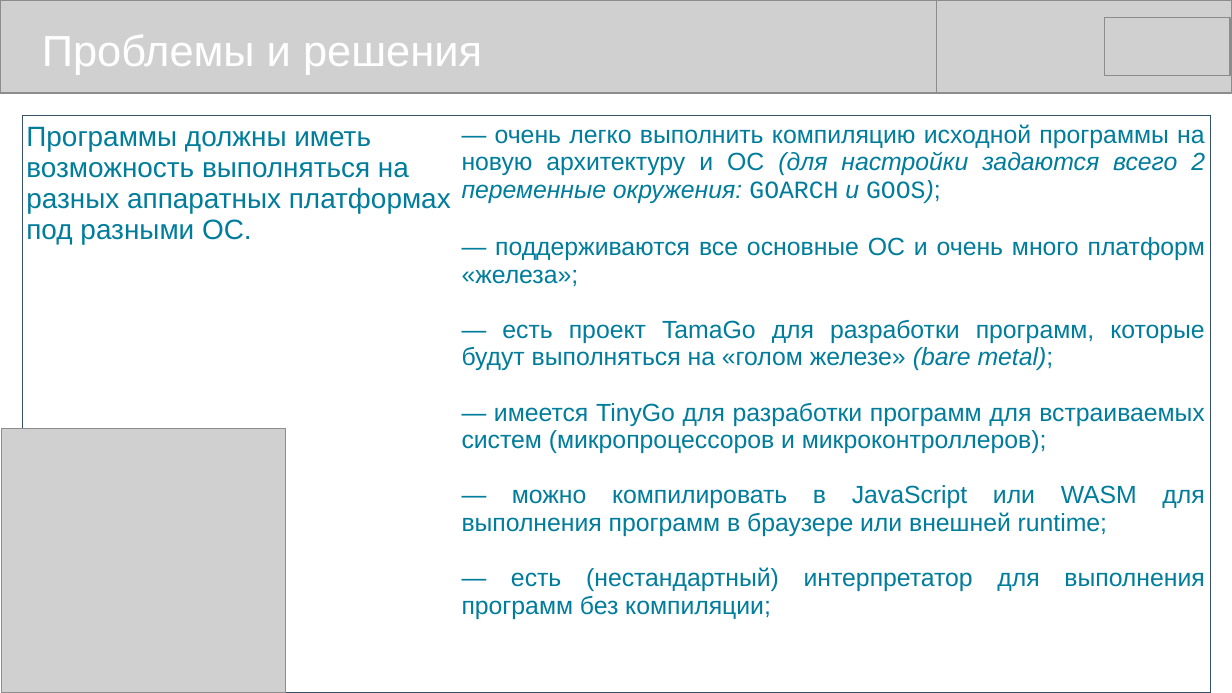
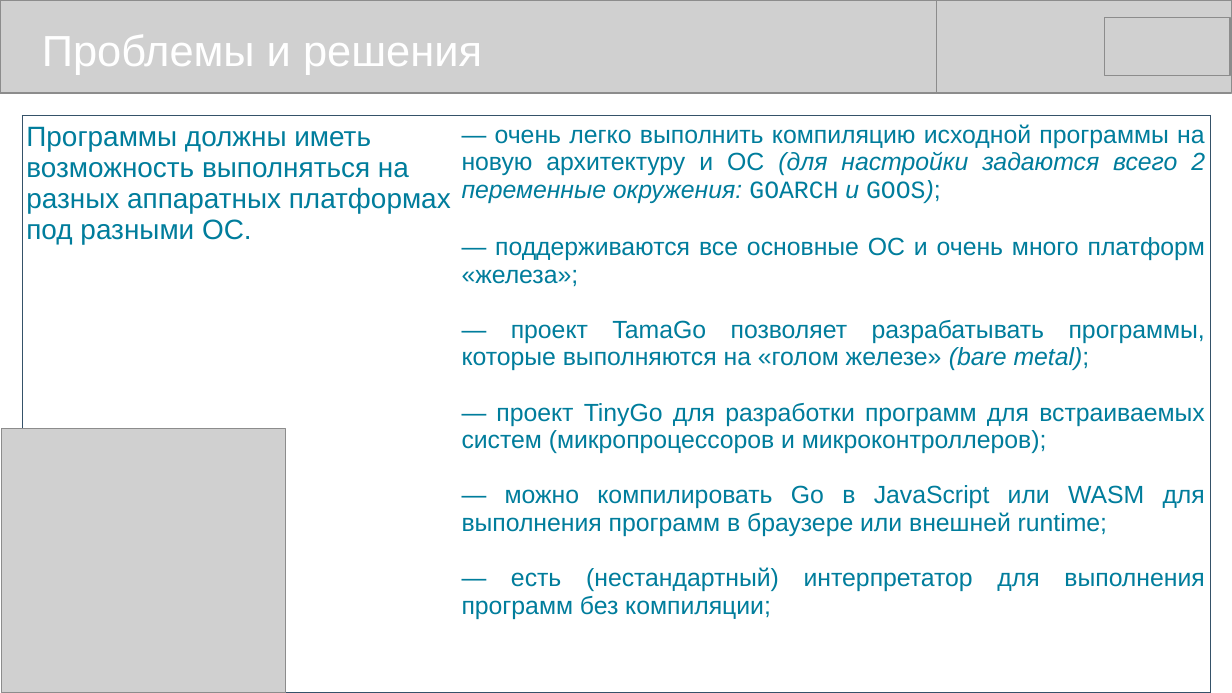
Before and after one commit to mike-shock/Go_language, a slide deck: slide 14 of view/Go_View.odp. Drawn at 1232x693 pixels with LibreOffice and Linux fonts; fonts in the diff are those of the drawing; grey boxes stand for pictures. Boxes give left, top, right and bottom in pixels: in the first picture for what was removed or moved away, otherwise in the second. Text is boxed around its words. In the diff, an @@ line names an element or a change of style, - is before the commit and + after.

```diff
--- a/view/Go_View.odp
+++ b/view/Go_View.odp
@@ table at (22,115,1211,651) @@
-row 1, column 2: — очень легко выполнить компиляцию исходной программы на новую архитектуру и ОС (для настройки задаются всего 2 переменные окружения: GOARCH и GOOS); / — поддерживаются все основные ОС и очень много платформ «железа»; / — есть проект TamaGo для разработки программ, которые будут выполняться на «голом железе» (bare metal); / — имеется TinyGo для разработки программ для встраиваемых систем (микропроцессоров и микроконтроллеров); / — можно компилировать в JavaScript или WASM для выполнения программ в браузере или внешней runtime; / — есть (нестандартный) интерпретатор для выполнения программ без компиляции;
+row 1, column 2: — очень легко выполнить компиляцию исходной программы на новую архитектуру и ОС (для настройки задаются всего 2 переменные окружения: GOARCH и GOOS); / — поддерживаются все основные ОС и очень много платформ «железа»; / — проект TamaGo позволяет разрабатывать программы, которые выполняются на «голом железе» (bare metal); / — проект TinyGo для разработки программ для встраиваемых систем (микропроцессоров и микроконтроллеров); / — можно компилировать Go в JavaScript или WASM для выполнения программ в браузере или внешней runtime; / — есть (нестандартный) интерпретатор для выполнения программ без компиляции;
```
Also in this commit, not shown: 12 other slides changed, 3 other files.
